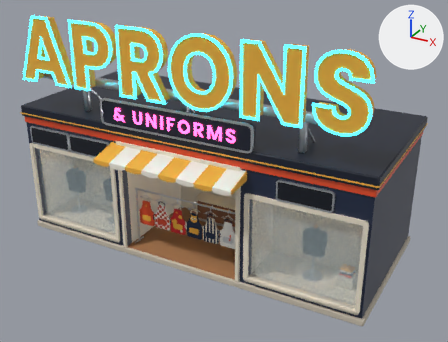
The FBX model fbx/J_lobby/Lobby_ApronShop.fbx: old version first, new version second.
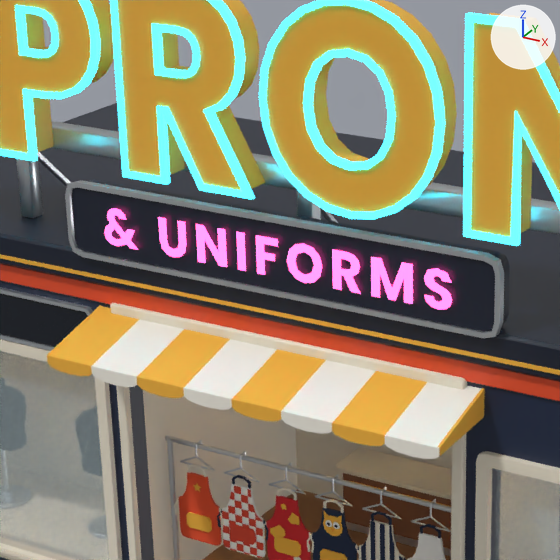
There are two pictures of each version: one whole from a 50 mm lens placed at (25.3, -44.0, 29.1), pointed at (1.4, -0.6, 7.4), one close up on the part from 17% to 61% of the width and 10% to 68% of the height. Every picture has the same lights, and +X, +Y and +Z are marked at upper right. The first two pictures are the older version. Vertices at exactly the same position are counted once.

Objects in the first close-up: 'AwningCream', 'Chrome', 'Cornice', 'CreamTrim', 'Facade', 'Glass', 'Interior', 'LetterNeon', 'Letters', 'MustardCloth', 'PanelNeon', 'RedBand' and 11 more.
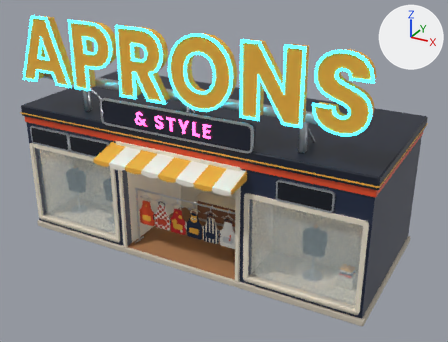
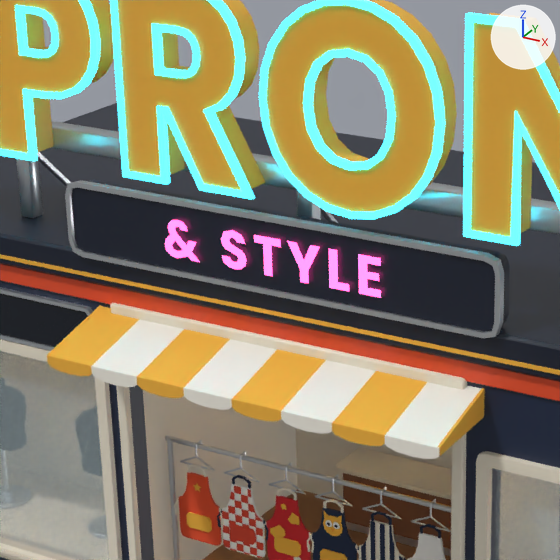
Boxes (x1, y1, x2, y2) around the edits, measured in the close-ups (560 x 560 px; the box of a moved part takes in the faces that stretch with it):
'PanelNeon', reshaped (38% narrower, 23% shorter): before (104, 208, 452, 310); after (165, 220, 381, 298)
part 1 of me_panelneon, moved or reshaped: before (424, 268, 452, 310); after (221, 230, 247, 269)
part 2 of me_panelneon, moved or reshaped: before (104, 208, 138, 250); after (165, 220, 200, 262)
part 3 of me_panelneon, rebuilt (7% taller): before (287, 243, 322, 283); after (287, 241, 320, 284)
part 4 of me_panelneon, rebuilt (30% narrower, 7% shorter): before (332, 249, 361, 294); after (329, 249, 349, 291)
part 5 of me_panelneon, rebuilt (22% wider): before (256, 235, 278, 275); after (254, 235, 281, 277)
part 6 of me_panelneon, deleted (pink): before (158, 217, 187, 257)
part 7 of me_panelneon, deleted (pink): before (196, 224, 227, 267)
part 8 of me_panelneon, deleted: before (236, 231, 246, 271)
part 9 of me_panelneon, moved or reshaped: before (371, 257, 413, 304); after (358, 254, 381, 298)

Diff of the bpy script that builds the scene:
```diff
--- a/fbx/J_lobby/Lobby_ApronShop.fbx.py
+++ b/fbx/J_lobby/Lobby_ApronShop.fbx.py
@@ me_panelneon @@
 # used by ob_panelneon; location = (0.0, 0.06, 0.0)
-me_panelneon.from_pydata(...)  # 160 vertices, 148 faces; spans x -5.58..5.58, y -6.45, z 12.63..13.77
+me_panelneon.from_pydata(...)  # 102 vertices, 92 faces; spans x -3.47..3.47, y -6.45, z 12.63..13.77
+# me_panelneon part 1: the loose piece of 31 vertices spanning x 4.75..5.58, y -6.45, z 12.64..13.76 is moved by (-6.31, 0.0, 0.0)
+# me_panelneon part 2: the loose piece of 36 vertices spanning x -5.58..-4.38, y -6.45, z 12.63..13.77 is moved by (2.1, 0.0, 0.0)
+# me_panelneon part 3: the loose piece of 20 vertices spanning x 0.56..1.69, y -6.45, z 12.64..13.76 is rebuilt with 9 vertices and now spans x 0.59..1.62, y -6.45, z 12.65..13.75
+# me_panelneon part 4: the loose piece of 20 vertices spanning x 2.0..2.86, y -6.45, z 12.65..13.75 is rebuilt with 6 vertices and now spans x 1.89..2.51, y -6.45, z 12.65..13.75
+# me_panelneon part 5: the loose piece of 10 vertices spanning x -0.41..0.31, y -6.45, z 12.65..13.75 is rebuilt with 8 vertices and now spans x -0.46..0.39, y -6.45, z 12.65..13.75
+# me_panelneon part 6: the loose piece of 16 vertices spanning x -3.64..-2.72, y -6.45, z 12.64..13.75 is deleted
+# me_panelneon part 7: the loose piece of 10 vertices spanning x -2.37..-1.39, y -6.45, z 12.65..13.75 is deleted
+# me_panelneon part 8: the loose piece of 4 vertices spanning x -1.03..-0.76, y -6.45, z 12.65..13.75 is deleted
+# me_panelneon part 9
+# 13 vertices are removed from x 3.18..4.43, y -6.45, z 12.65..13.75
+# 11 faces are deleted
+# 12 vertices are added at x 2.8..3.47, y -6.45, z 12.65..13.75
+# 10 new faces join them
 me_panelneon.materials.append(mat_m_ff4fa3_neon)
```
